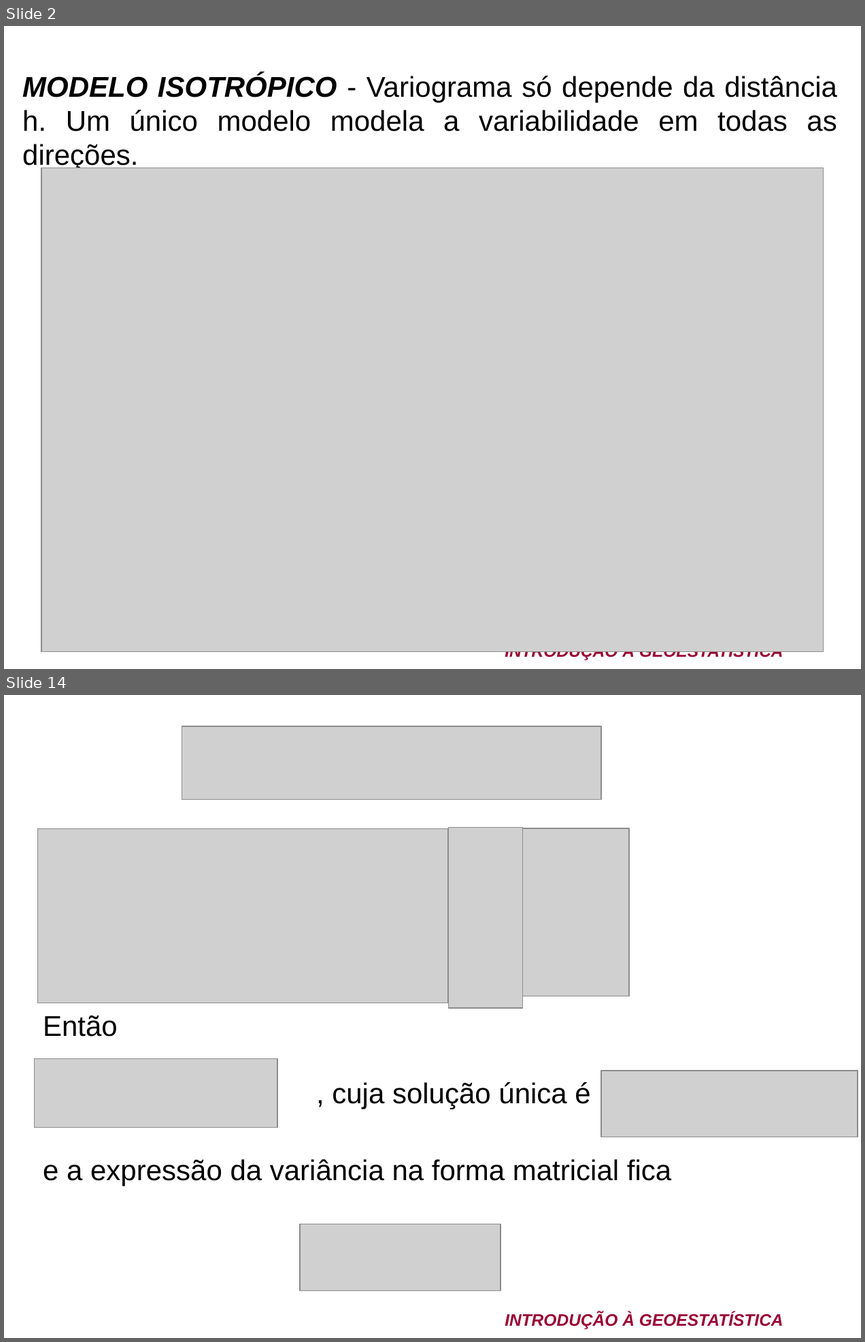
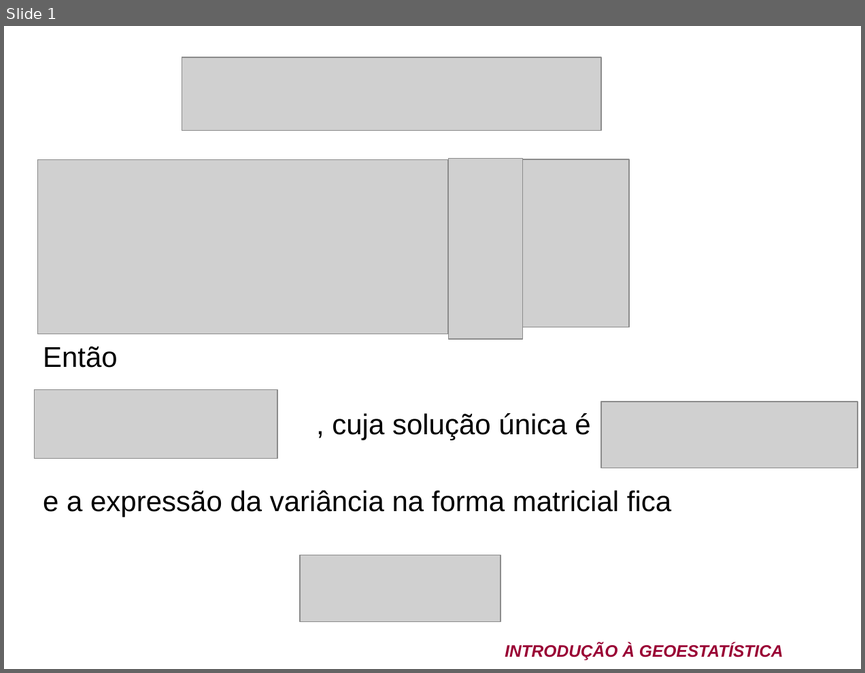
Before and after one commit to arpanosso/curso-gp-02-geoestatistica, a slide deck: pdf/Curso de geoestatistica CBCS 2024.ppt. Shown one above the other, each under a label of ours: slides 2 and 14 before the commit, slide 1 after it; the slides between them are not shown. The pictures are 865x1342 and 865x673 pixels, drawn with LibreOffice and Linux fonts; fonts in the diff are those of the drawing; grey boxes stand for pictures; background and template pictures are left out. Boxes give left, top, right and bottom in pixels: in the first picture for what was removed or moved away, otherwise in the second. Text is boxed around its words. In the diff, an @@ line names an element or a change of style, - is before the commit and + after.

```diff
--- a/pdf/Curso de geoestatistica CBCS 2024.ppt
+++ b/pdf/Curso de geoestatistica CBCS 2024.ppt
@@ slide 2 removed at [4,26,861,669], background picture (left out); not listed: 1 template element that a slide beside it also shows @@
@@ text removed at [22,74,837,171] @@
-MODELO ISOTRÓPICO - Variograma só depende da distância h. Um único modelo modela a variabilidade em todas as direções.
@@ picture removed at [41,167,824,652] @@
@@ what was slide 14 is now slide 1 @@
```
Also in this commit, not shown: 12 other slides removed, 8 other files.
